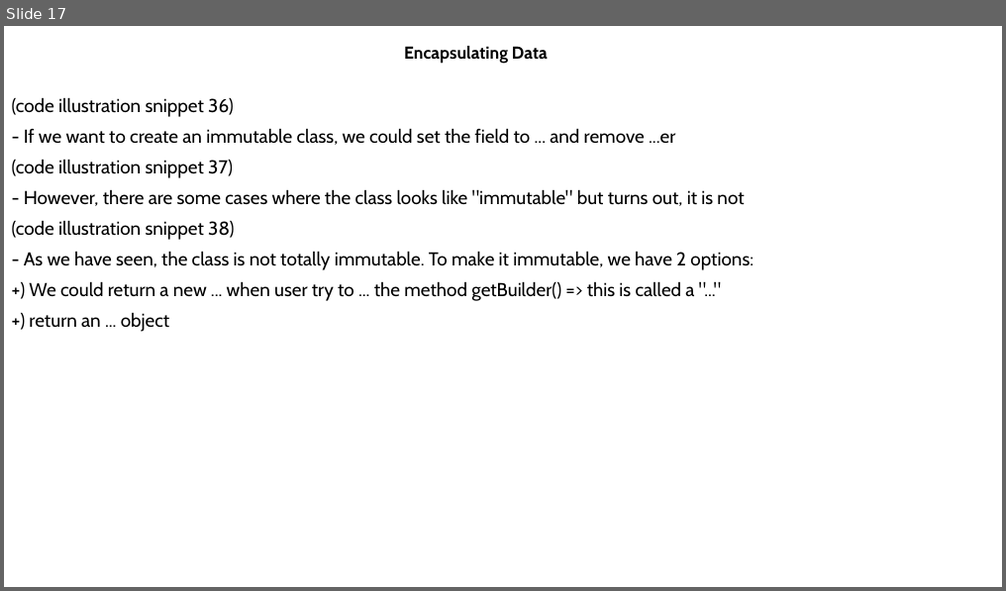
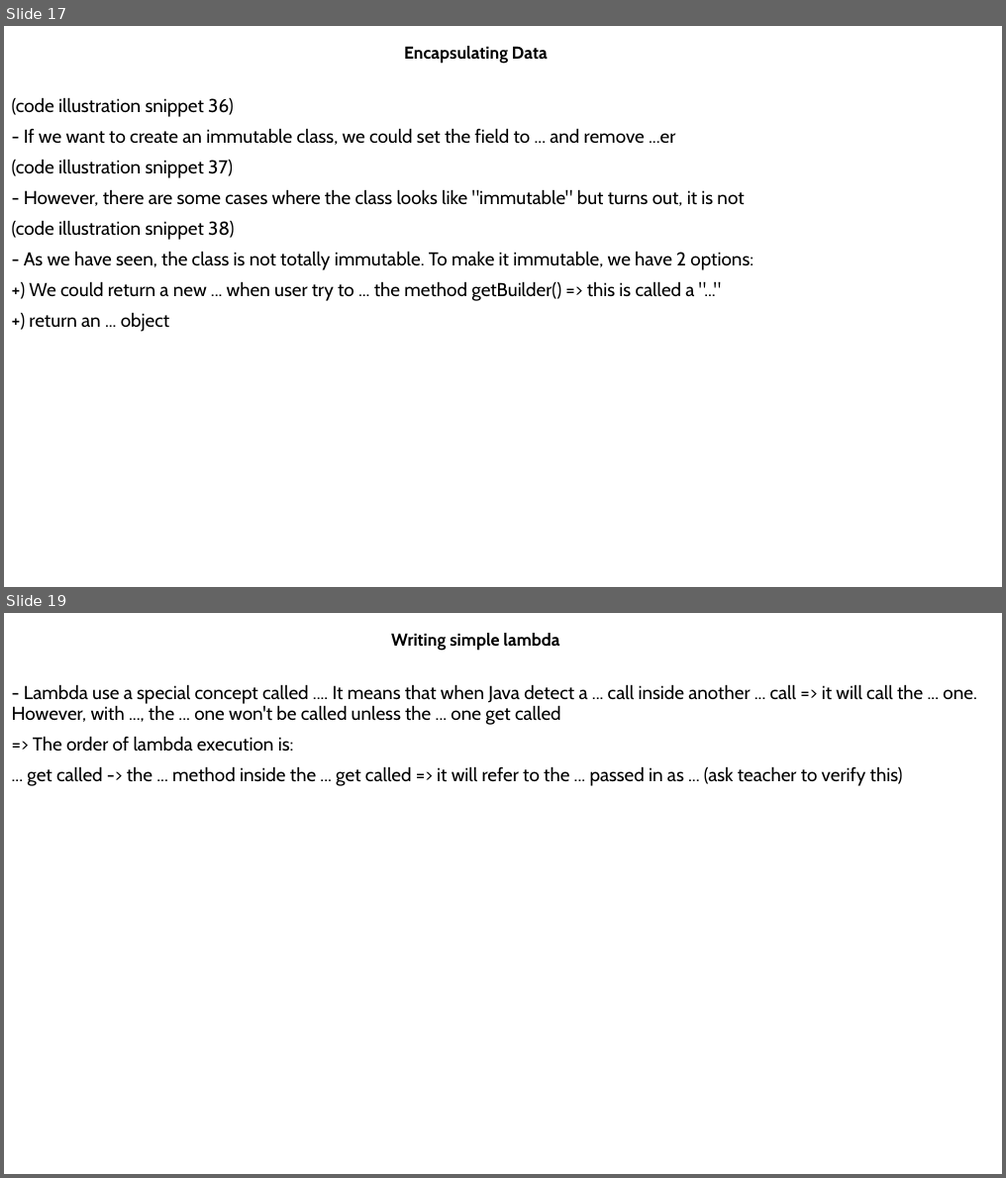
Before and after one commit to MaiDinhVinh/CS-Java, a slide deck: self-study resources/J8SE1/Chapter 4 - Methods and Encapsulation.pptx. Shown one above the other, each under a label of ours: slide 17 before the commit, slides 17 and 19 after it; the slides between them are not shown. The pictures are 1006x591 and 1006x1178 pixels, drawn with LibreOffice and Linux fonts; fonts in the diff are those of the drawing. Boxes give left, top, right and bottom in pixels: in the first picture for what was removed or moved away, otherwise in the second. Text is boxed around its words. In the diff, an @@ line names an element or a change of style, - is before the commit and + after.

```diff
--- a/self-study resources/J8SE1/Chapter 4 - Methods and Encapsulation.pptx
+++ b/self-study resources/J8SE1/Chapter 4 - Methods and Encapsulation.pptx
@@ slide 19 added at <box>4,613,1002,1174</box>, background #FFFFFF @@
@@ subtitle added at <box>391,633,559,651</box>, 16.6 pt, text #000000, bold @@
+Writing simple lambda
@@ text added at <box>12,684,976,786</box>, 18 pt, text #000000 @@
+- Lambda use a special concept called .... It means that when Java detect a ... call inside another ... call => it will call the ... one. However, with ..., the ... one won't be called unless the ... one get called
+=> The order of lambda execution is:
+... get called -> the ... method inside the ... get called => it will refer to the ... passed in as ... (ask teacher to verify this)
```
Also in this commit, not shown: 1 slide changed, 9 other slides added.
